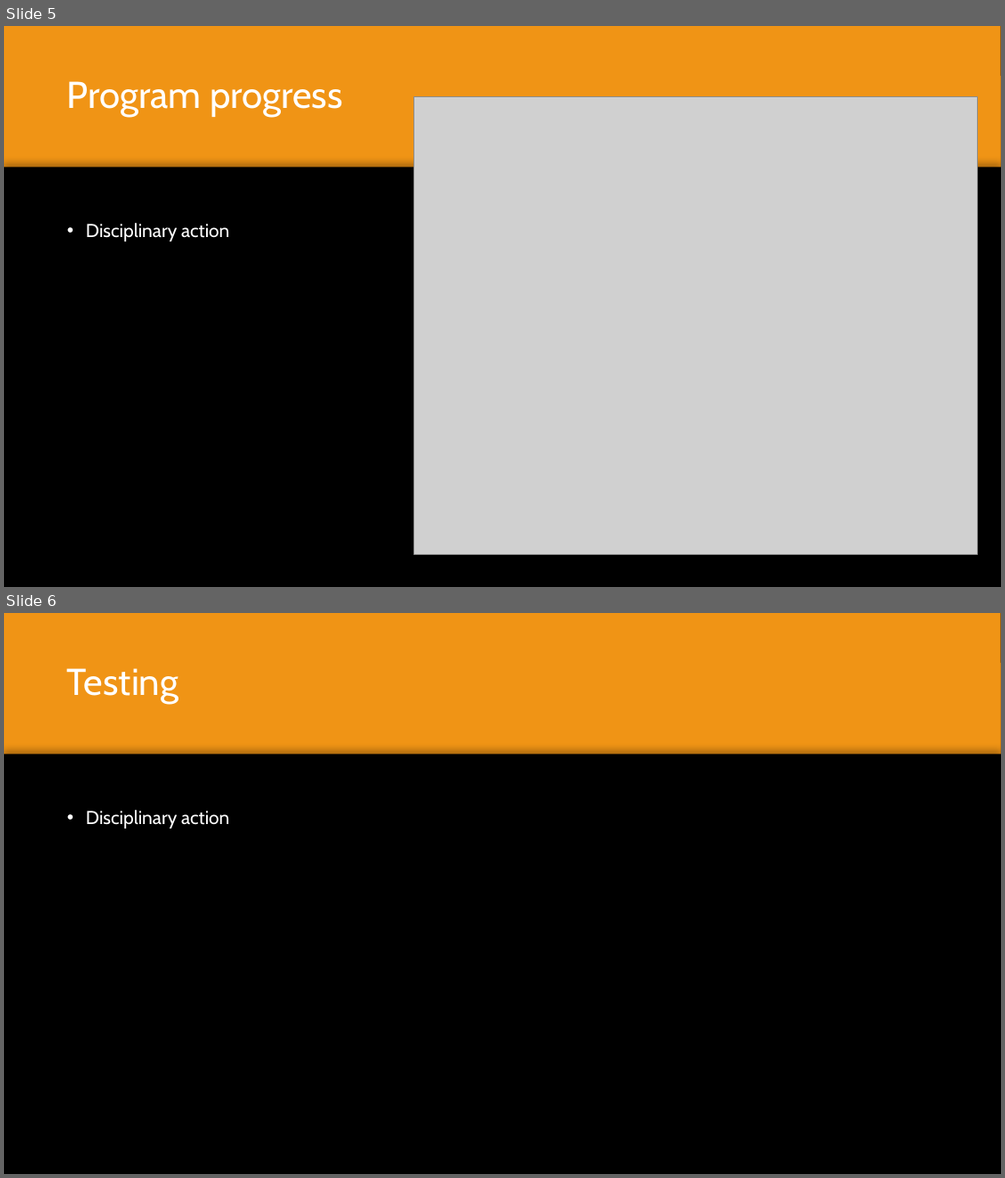
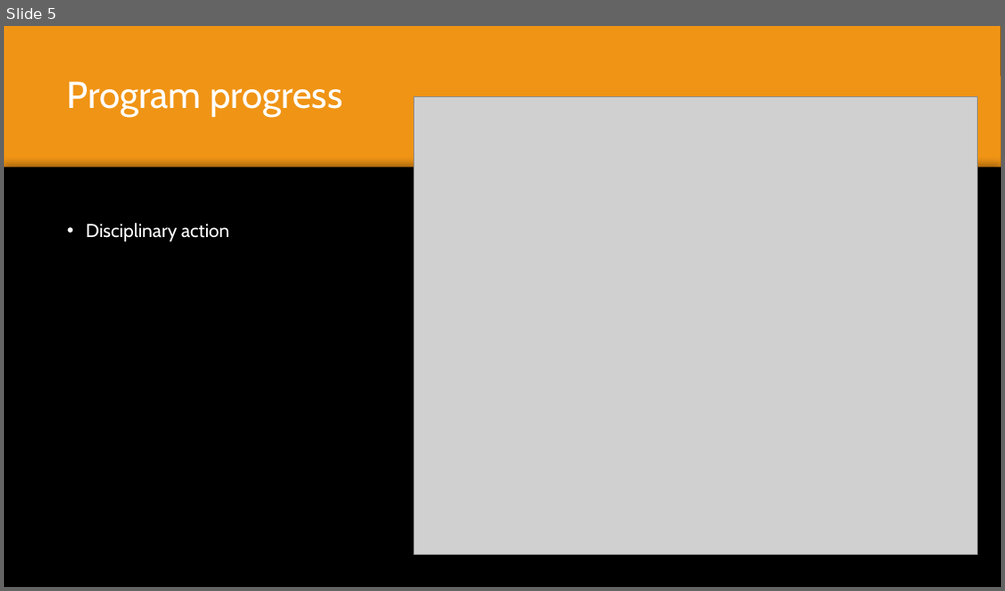
Before and after one commit to denizarikoglu/Repository, a slide deck: Files/Finle prgress, Team 1 Group 6.pptx. Shown one above the other, each under a label of ours: slides 5 and 6 before the commit, slide 5 after it. The pictures are 1005x1178 and 1005x591 pixels, drawn with LibreOffice and Linux fonts; fonts in the diff are those of the drawing; grey boxes stand for pictures; background and template pictures are left out. Boxes give left, top, right and bottom in pixels: in the first picture for what was removed or moved away, otherwise in the second. Text is boxed around its words. In the diff, an @@ line names an element or a change of style, - is before the commit and + after.

```diff
--- a/Files/Finle prgress, Team 1 Group 6.pptx
+++ b/Files/Finle prgress, Team 1 Group 6.pptx
@@ slide 6 removed at <box>4,613,1001,1174</box>, background picture (left out); not listed: 2 template elements that a slide beside it also shows @@
@@ rectangle removed at <box>4,613,1001,1174</box> @@
@@ title removed at <box>67,668,178,704</box> @@
-Testing
@@ rectangle removed at <box>4,755,1001,1174</box> @@
@@ text removed at <box>86,810,229,828</box> @@
-• Disciplinary action
```
Also in this commit, not shown: 3 slides added.
